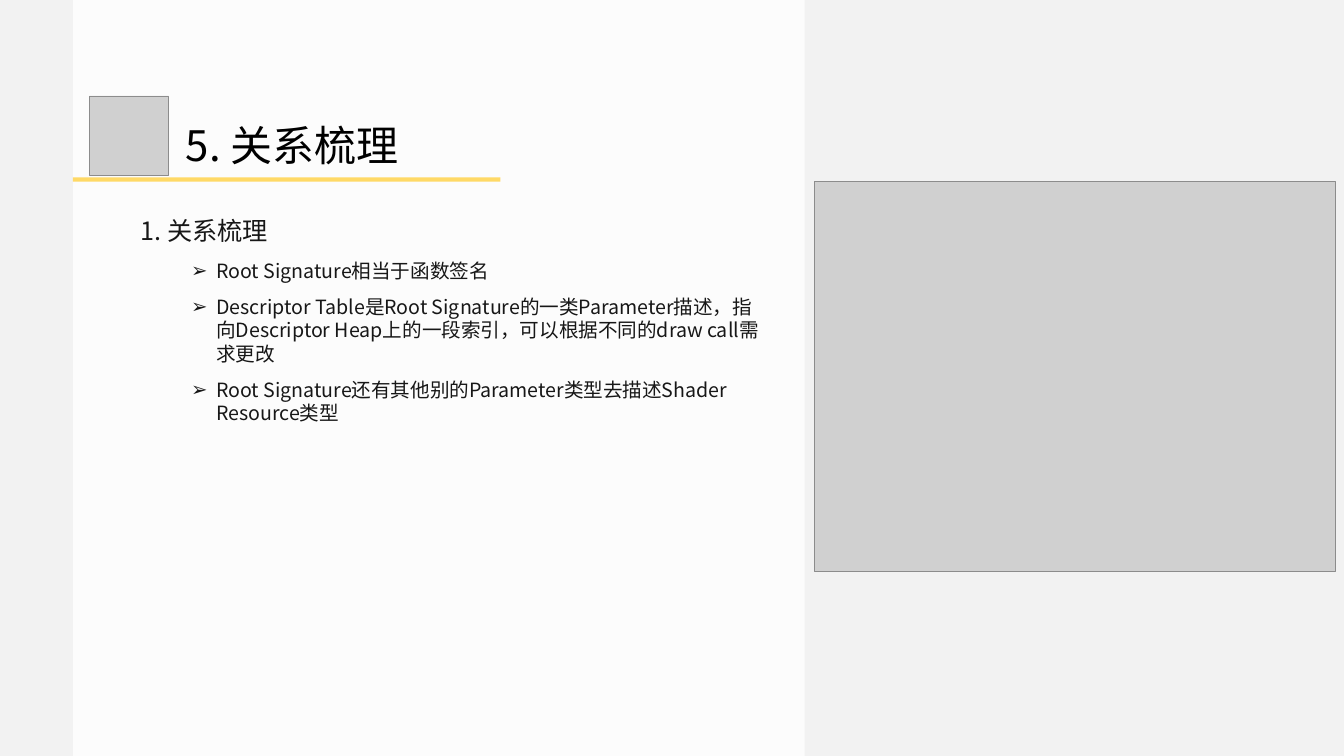
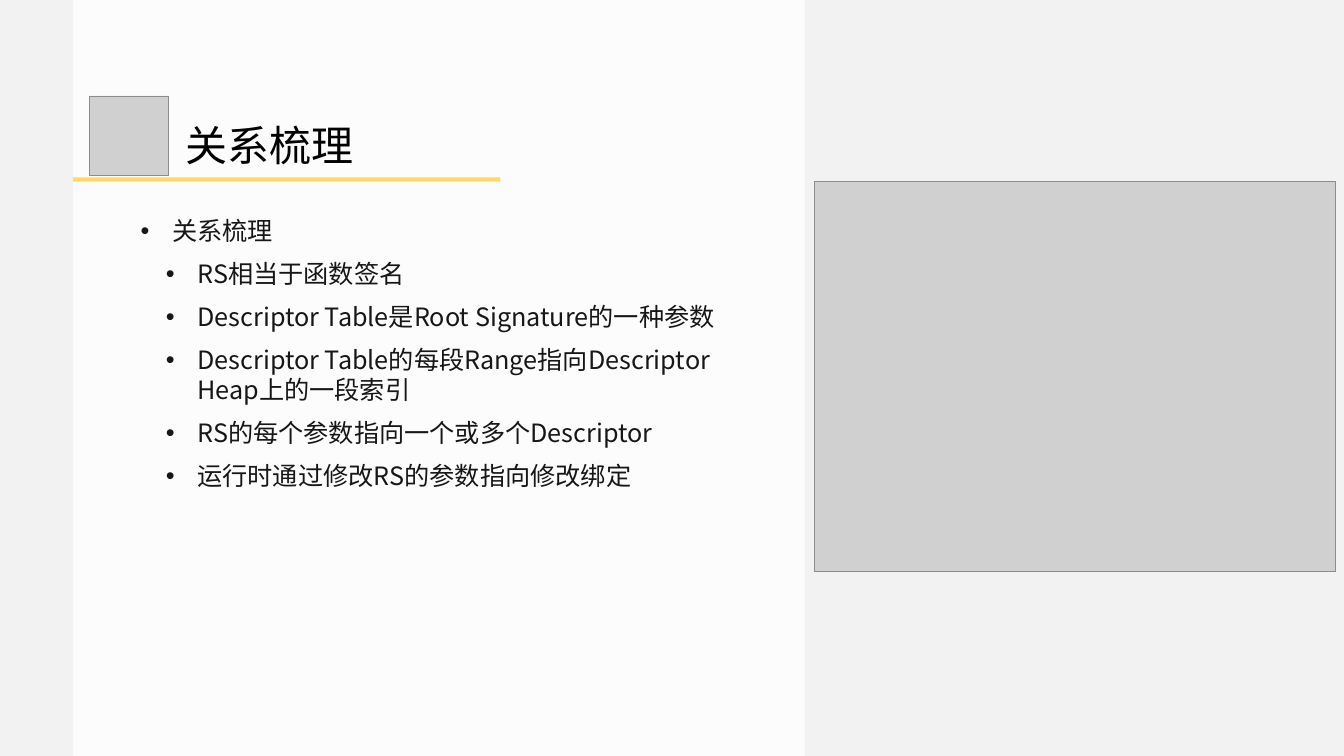
Before and after one commit to doomlover/KSGameEngineTutorials, a slide deck: slide 28 of PPTs/05.深入DX12绘制二.pptx (slide 30 before the commit). Drawn at 1344x756 pixels with LibreOffice and Linux fonts; fonts in the diff are those of the drawing; grey boxes stand for pictures. Boxes give left, top, right and bottom in pixels: in the first picture for what was removed or moved away, otherwise in the second. Text is boxed around its words. In the diff, an @@ line names an element or a change of style, - is before the commit and + after.

Commit message:
根据周二早上的讨论更新 05

```diff
--- a/PPTs/05.深入DX12绘制二.pptx
+++ b/PPTs/05.深入DX12绘制二.pptx
@@ text at [186, 125, 354, 165]: text changed @@
-  5. 关系梳理
+  关系梳理
@@ text at [172, 219, 715, 487]: text changed; size 28 to 36 pt @@
-1. 关系梳理
-    ➢ Root Signature相当于函数签名
-    ➢ Descriptor Table是Root Signature的一类Parameter描述，指向Descriptor Heap上的一段索引，可以根据不同的draw call需求更改
-    ➢ Root Signature还有其他别的Parameter类型去描述Shader Resource类型
+• 关系梳理
+  • RS相当于函数签名
+  • Descriptor Table是Root Signature的一种参数
+  • Descriptor Table的每段Range指向Descriptor Heap上的一段索引
+  • RS的每个参数指向一个或多个Descriptor
+  • 运行时通过修改RS的参数指向修改绑定
```
Also in this commit, not shown: 15 other slides changed, 11 slides added, 13 slides removed.
